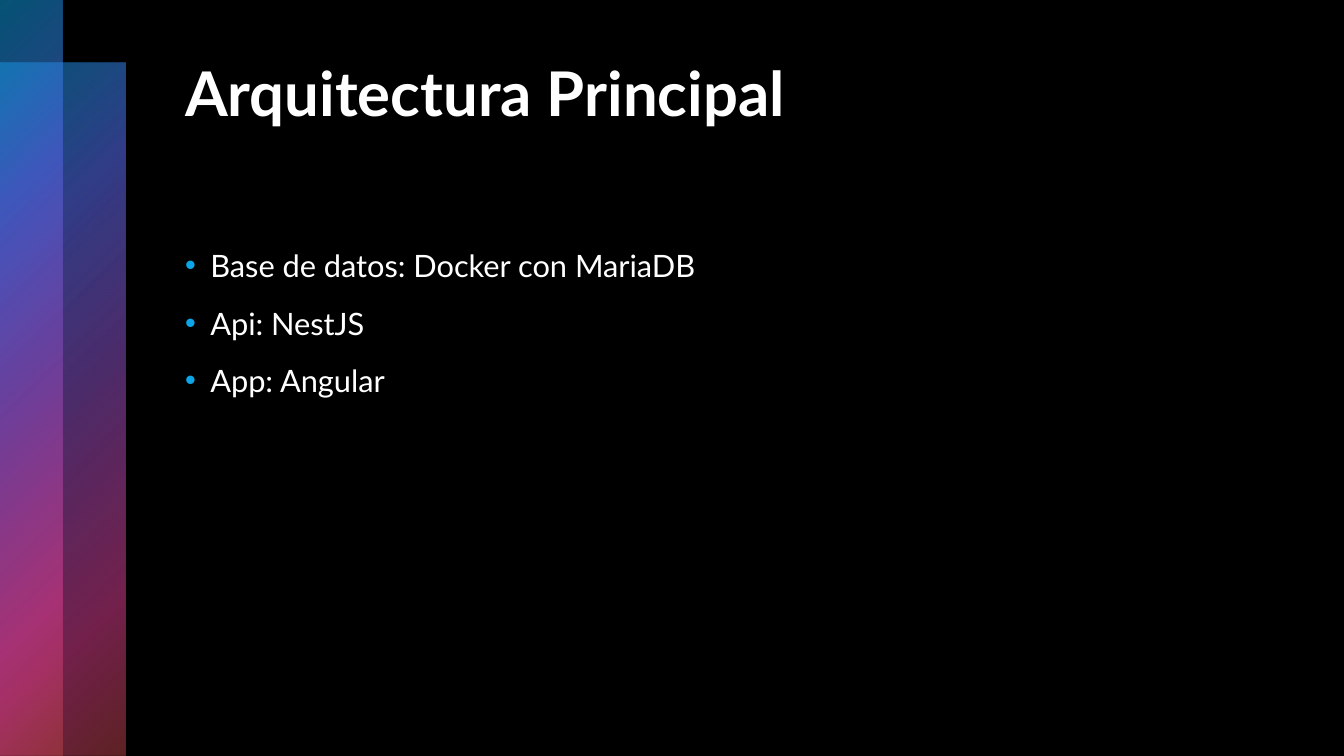
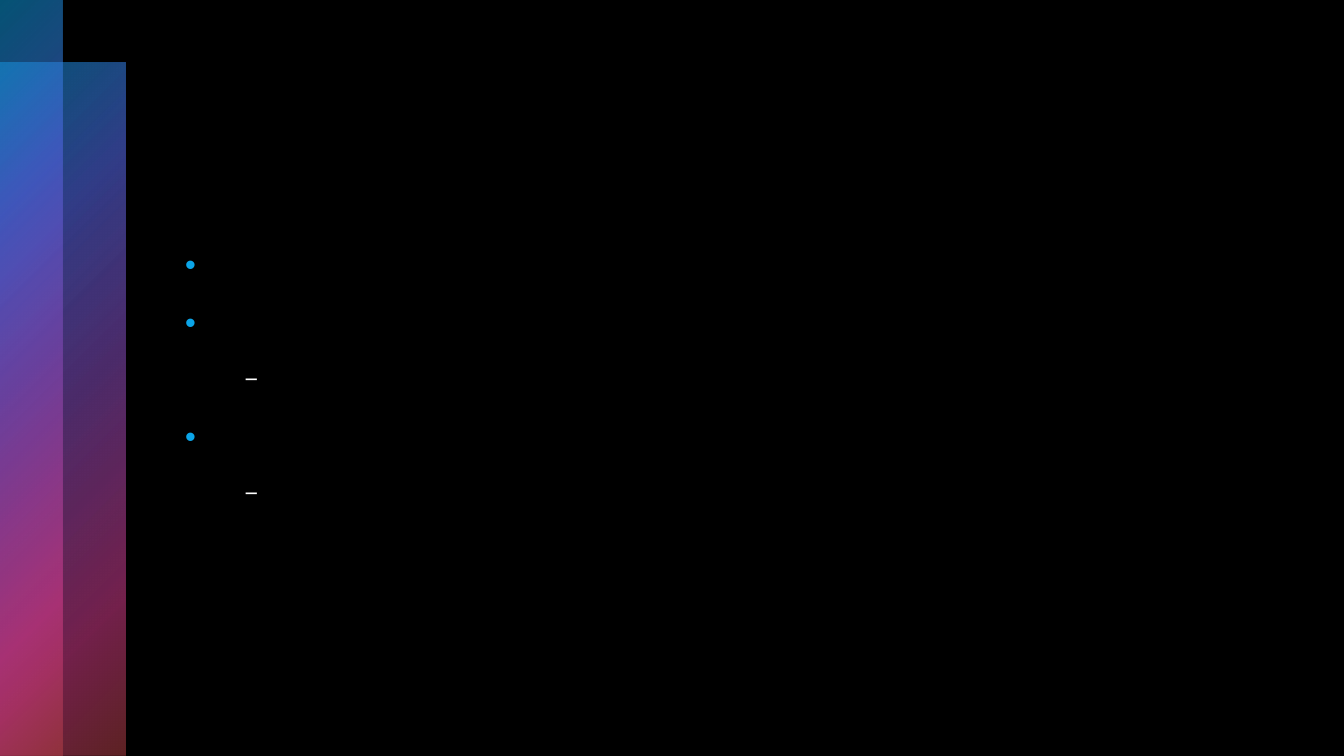
Before and after one commit to Neoarmadam/Proyecto_Final_DAW, a slide deck: slide 5 of Presentación.pptx. Drawn at 1344x756 pixels with LibreOffice and Linux fonts; fonts in the diff are those of the drawing. Boxes give left, top, right and bottom in pixels: in the first picture for what was removed or moved away, otherwise in the second. Text is boxed around its words. In the diff, an @@ line names an element or a change of style, - is before the commit and + after.

```diff
--- a/Presentación.pptx
+++ b/Presentación.pptx
@@ title removed at [185, 70, 785, 127] @@
-Arquitectura Principal
@@ text removed at [210, 254, 695, 398] @@
-• Base de datos: Docker con MariaDB
-• Api: NestJS
-• App: Angular
```
Also in this commit, not shown: 8 other slides changed, 1 slide added, 1 slide removed, 1 other file.
